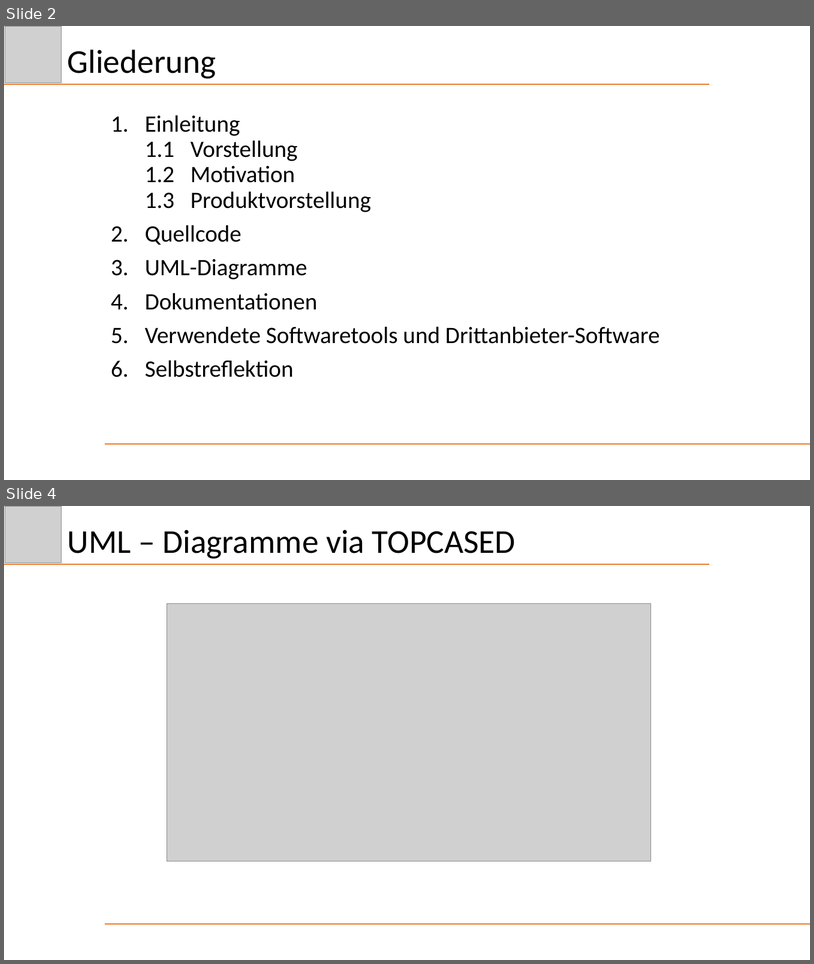
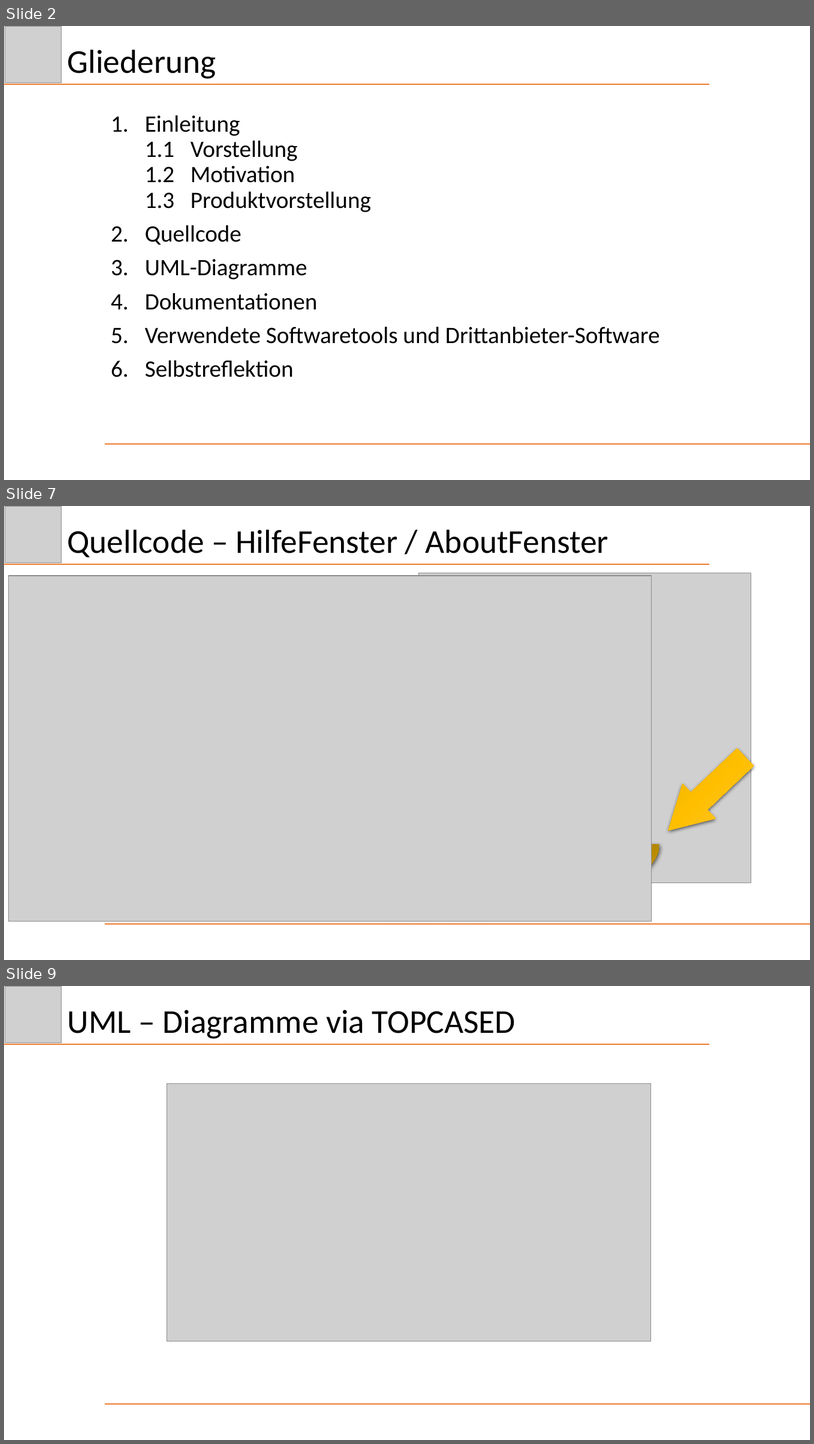
Before and after one commit to Schnitzel128/sejava, a slide deck: Präsentation/DezHex.pptx. Shown one above the other, each under a label of ours: slides 2 and 4 before the commit, slides 2, 7 and 9 after it; the slides between them are not shown. The pictures are 814x964 and 814x1444 pixels, drawn with LibreOffice and Linux fonts; fonts in the diff are those of the drawing; grey boxes stand for pictures. Boxes give left, top, right and bottom in pixels: in the first picture for what was removed or moved away, otherwise in the second. Text is boxed around its words. In the diff, an @@ line names an element or a change of style, - is before the commit and + after.

Commit message:
Update Präsentation & Rechnung
Folien vom Quellcode Hinzugefügt.
Rechnungsstellung überarbeitet, damit alles in einem Block liegt.

```diff
--- a/Präsentation/DezHex.pptx
+++ b/Präsentation/DezHex.pptx
@@ slide 7 added at box(4, 506, 810, 960), background #FFFFFF @@
@@ picture added at box(5, 506, 62, 562) @@
@@ title added at box(68, 529, 609, 558), 39.6 pt, text #000000 @@
+Quellcode – HilfeFenster / AboutFenster
@@ line added from (4, 564) to (710, 564), #ED7D31 1.5 pt @@
@@ picture added at box(8, 576, 652, 921) @@
@@ picture added at box(420, 573, 752, 882) @@
@@ right arrow added at box(653, 739, 762, 847), fill gradient #FFC64B to #FFC000 to #E3AB00 @@
@@ curved down arrow added at box(206, 844, 660, 917), fill gradient #FFC64B to #FFC000 to #E3AB00 @@
@@ line added from (105, 924) to (810, 924), #ED7D31 1.5 pt @@
@@ what was slide 4 is now slide 9 @@
```
Also in this commit, not shown: 5 other slides added, 1 slide removed, 4 other files.
